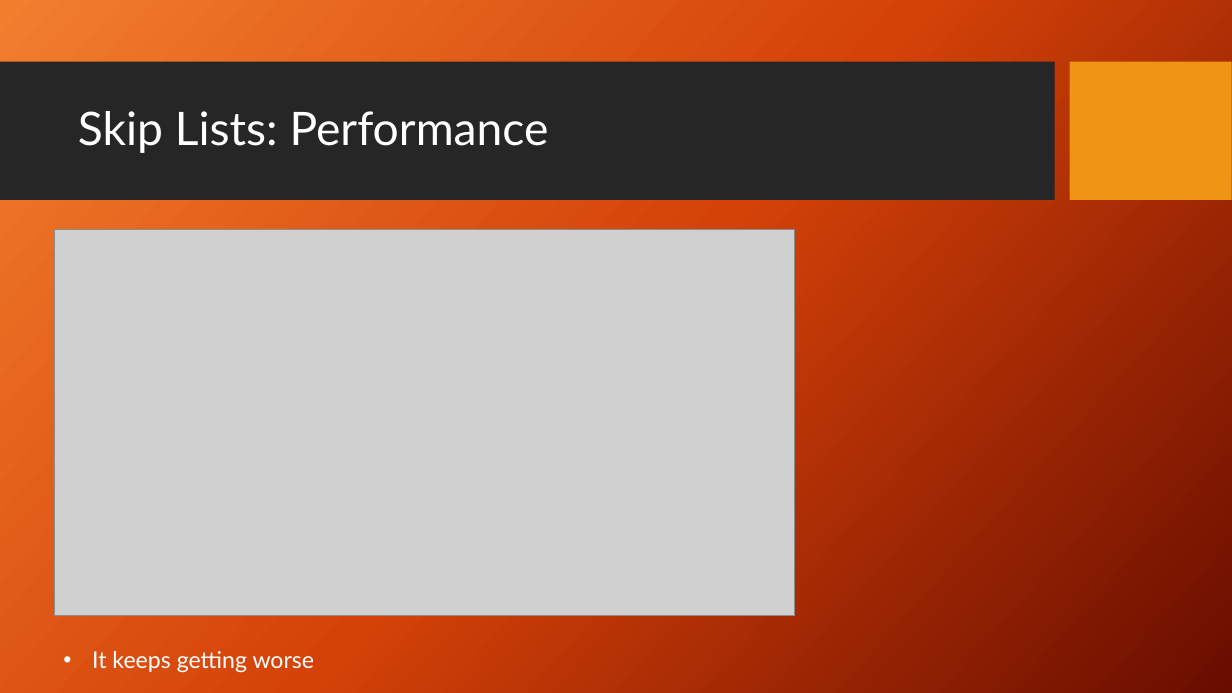
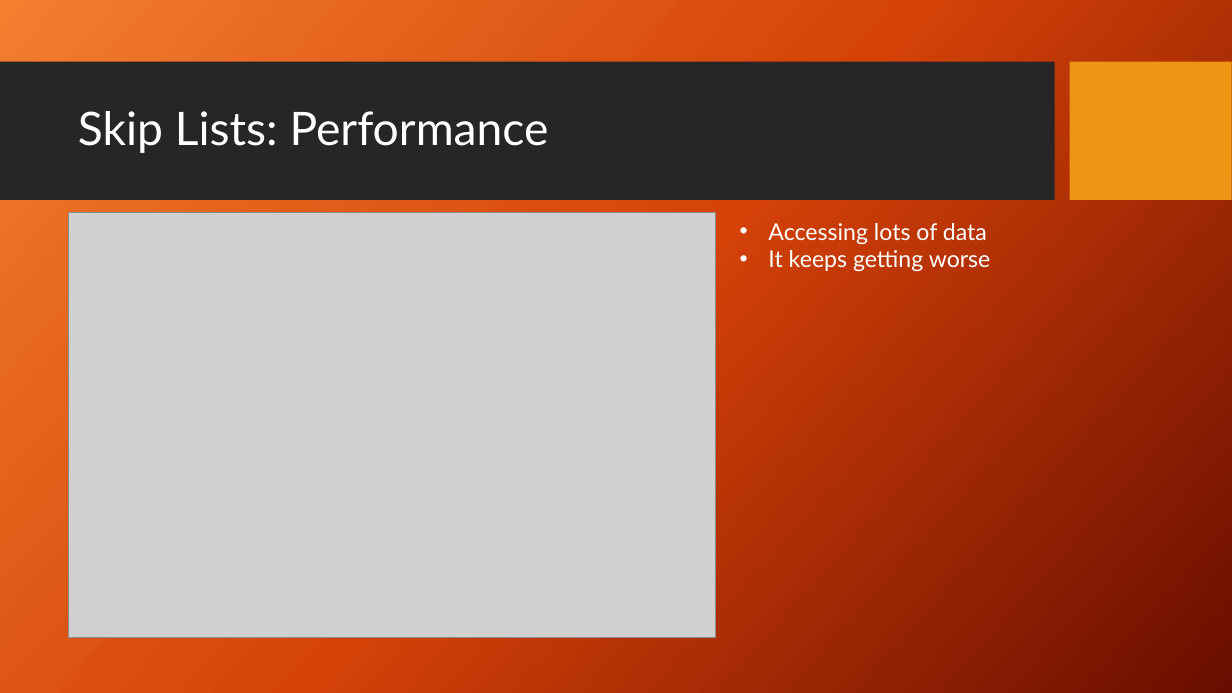
Before and after one commit to DroidX86/skip-stats, a slide deck: slide 38 of seminar.pptx. Drawn at 1232x693 pixels with LibreOffice and Linux fonts; fonts in the diff are those of the drawing; grey boxes stand for pictures; background and template pictures are left out. Boxes give left, top, right and bottom in pixels: in the first picture for what was removed or moved away, otherwise in the second. Text is boxed around its words. In the diff, an @@ line names an element or a change of style, - is before the commit and + after.

```diff
--- a/seminar.pptx
+++ b/seminar.pptx
@@ picture: place and size @@
-picture at bbox=[55, 229, 796, 616]
+picture at bbox=[68, 213, 715, 639]
@@ text "Accessing lots of data": place and size @@
-text "Accessing lots of data" at bbox=[92, 651, 315, 673]
+text "Accessing lots of data" at bbox=[768, 223, 991, 272]
@@ text at bbox=[768, 223, 987, 245]: paragraph added @@
+• Accessing lots of data
```
Also in this commit, not shown: 3 other slides changed, 3 slides added, 1 slide removed, 6 other files.
